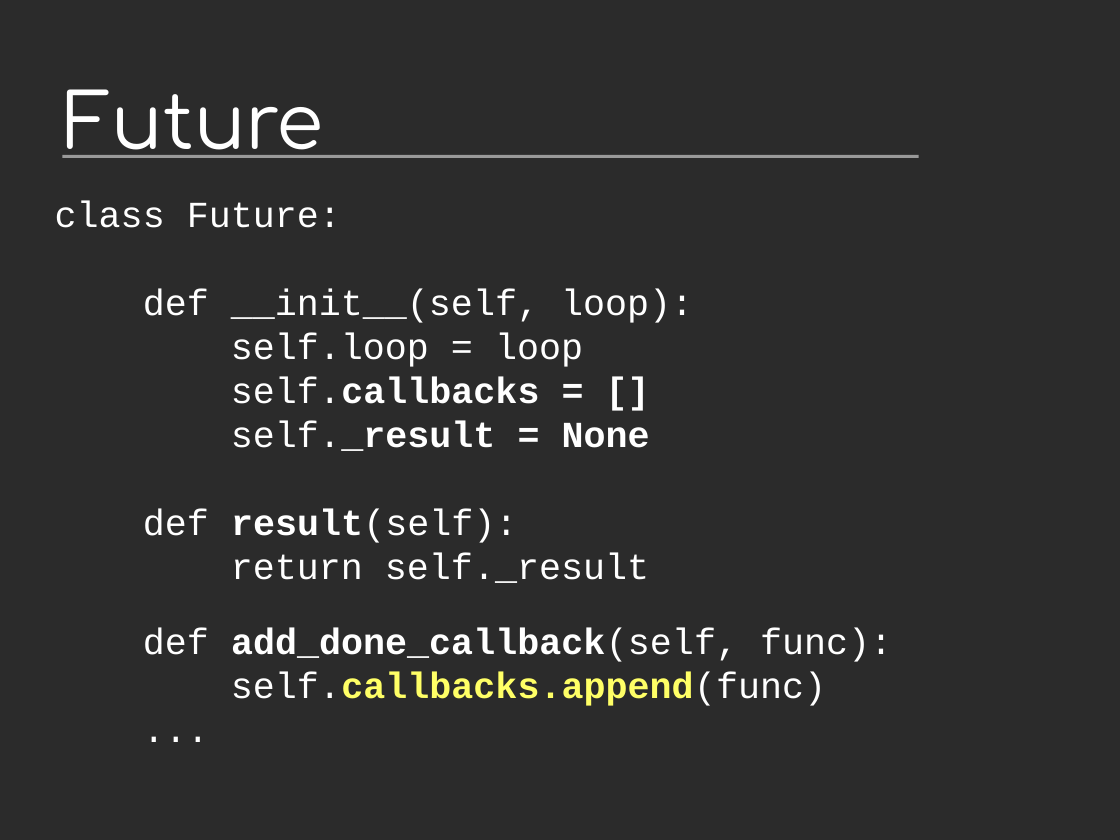
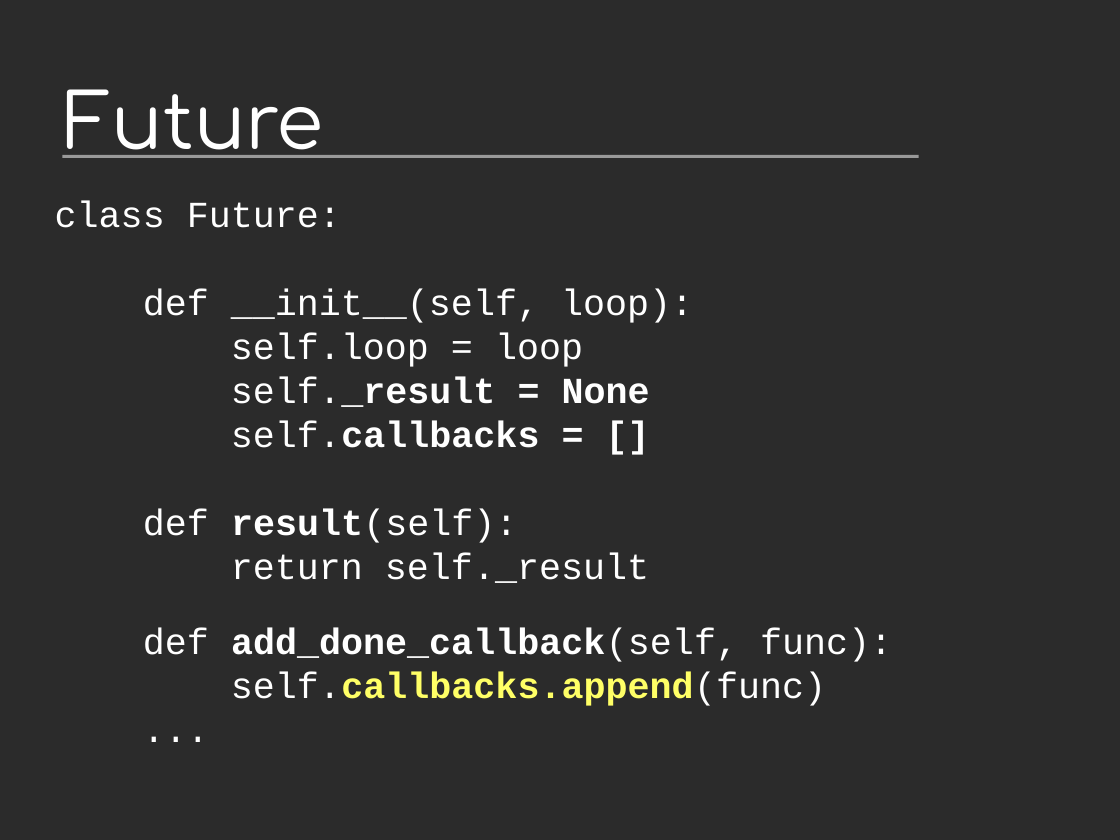
Before and after one commit to vstinner/talks, a slide deck: slide 35 of 2014-Pycon-Lyon/asyncio.odp. Drawn at 1120x840 pixels with LibreOffice and Linux fonts; fonts in the diff are those of the drawing; background and template pictures are left out; a plain dark background stands for a picture behind light text. Boxes give left, top, right and bottom in pixels: in the first picture for what was removed or moved away, otherwise in the second. Text is boxed around its words. In the diff, an @@ line names an element or a change of style, - is before the commit and + after.

```diff
--- a/2014-Pycon-Lyon/asyncio.odp
+++ b/2014-Pycon-Lyon/asyncio.odp
@@ text at [231,377,650,407]: paragraph added @@
+self._result = None
@@ text at [231,421,650,451]: paragraph removed @@
-self._result = None
```
Also in this commit, not shown: 9 other slides changed, 1 slide added, 3 other files.
